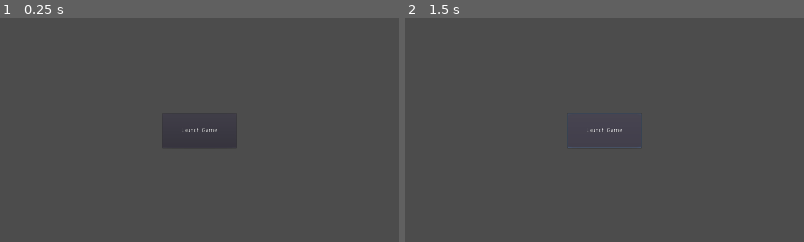
Above: before the commit, frames 1-2 (left to right).
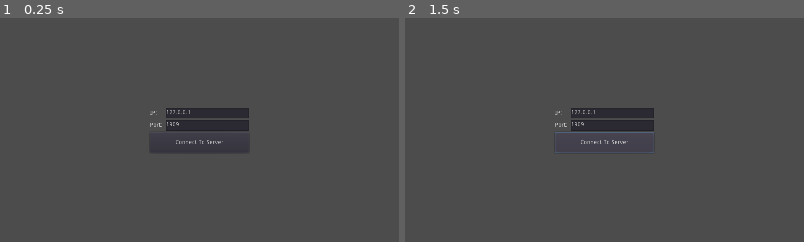
Above: after the commit, the same moments.

Repository: Ombarus/space_shooter
Game: Godot game, scene res://scenes/Login.tscn
Same seed, same stepped clock (60 frames per second), same inputs: the game is played once before the commit and once after it. Before the commit the project starts from res://scenes/Launcher.tscn.
Inputs:
- Up to frame 1 (0.25 s): no input
- Up to frame 2 (1.5 s): click "Launch Game" (after the commit: "Connect To Server") at 0.5 s; click "Launch Game" (after the commit: "Connect To Server") at 1.25 s
The pictures show only the part of the screen within x 25-75%, y 25-75%; the shares and areas given below are measured in that part.

The runs differ from the first frame. In frame 1, 1.0% of the frame differs, in the area x 37-63%, y 40-57%; in frame 2, 2.2%, in the area x 37-63%, y 40-61%.
Error after the commit: Parse Error: Variable "IP" shadows a native class. (res://scripts/autoload/Client.gd:4)

Commit message:
First Beta. Can connect to a server and play 1v1

Diff:
--- a/data/PlanetMaterial.tres
+++ b/data/PlanetMaterial.tres
@@ -12,13 +12,13 @@
 void fragment() {
 	float t = height / (max_height-min_height) - (min_height / (max_height-min_height));
 	//ALBEDO = vec3(UV.x, 0.0, 0.0);
-	ALBEDO = texture(height_color, vec2(t, UV.x)).rgb;
+	ALBEDO = texture(height_color, vec2(t, UV.x)).rgb / 2.0;
 }
 void vertex() {
 	height = length(VERTEX);
 }"
 
-[sub_resource type="Image" id=2]
+[sub_resource type="Image" id=4]
 data = {
 "data": PoolByteArray( 135, 211, 229, 255, 135, 211, 229, 255, 135, 211, 229, 255, 135, 211, 229, 255, 135, 211, 229, 2 …(198751 unchanged characters)…
 "format": "RGBA8",
@@ -31,11 +31,11 @@
 resource_name = "The created texture!"
 flags = 4
 flags = 4
-image = SubResource( 2 )
+image = SubResource( 4 )
 size = Vector2( 2048, 5 )
 
 [resource]
 shader = SubResource( 1 )
-shader_param/min_height = 2.0862
-shader_param/max_height = 2.6633
+shader_param/min_height = 665.0
+shader_param/max_height = 848.407
 shader_param/height_color = SubResource( 3 )
--- a/default_pcg_planet.tres
+++ b/default_pcg_planet.tres
@@ -101,8 +101,8 @@
 [resource]
 script = ExtResource( 1 )
 disable_generation = false
-Radius = 2.196
-Resolution = 57
+Radius = 700.0
+Resolution = 120
 Noise = [ SubResource( 16 ), SubResource( 18 ) ]
 MinValue = 0.038
 Material = ExtResource( 3 )
--- a/project.godot
+++ b/project.godot
@@ -63,7 +63,7 @@
 [application]
 
 config/name="Space Liero"
-run/main_scene="res://scenes/Launcher.tscn"
+run/main_scene="res://scenes/Login.tscn"
 config/icon="res://icon.png"
 
 [autoload]
@@ -121,8 +121,11 @@
 [layer_names]
 
 2d_physics/layer_1="Player"
+3d_physics/layer_1="World"
 2d_physics/layer_2="Player Weapon"
+3d_physics/layer_2="Weapon"
 2d_physics/layer_3="Enemy"
+3d_physics/layer_3="WeaponCol"
 2d_physics/layer_4="Enemy Weapon"
 2d_physics/layer_5="World"
 
--- /dev/null
+++ b/scenes/Login.tscn
@@ -0,0 +1,73 @@
+[gd_scene load_steps=2 format=2]
+
+[ext_resource path="res://scripts/Login.gd" type="Script" id=1]
+
+[node name="Login" type="Node"]
+script = ExtResource( 1 )
+
+[node name="CanvasLayer" type="CanvasLayer" parent="."]
+
+[node name="CenterContainer" type="CenterContainer" parent="CanvasLayer"]
+anchor_right = 1.0
+anchor_bottom = 1.0
+__meta__ = {
+"_edit_use_anchors_": false
+}
+
+[node name="VBoxContainer" type="VBoxContainer" parent="CanvasLayer/CenterContainer"]
+margin_left = 841.0
+margin_top = 486.0
+margin_right = 1079.0
+margin_bottom = 594.0
+
+[node name="IP" type="HBoxContainer" parent="CanvasLayer/CenterContainer/VBoxContainer"]
+margin_right = 238.0
+margin_bottom = 25.0
+
+[node name="Label" type="Label" parent="CanvasLayer/CenterContainer/VBoxContainer/IP"]
+margin_top = 5.0
+margin_right = 34.0
+margin_bottom = 19.0
+size_flags_horizontal = 3
+text = "IP: "
+__meta__ = {
+"_edit_use_anchors_": false
+}
+
+[node name="Text" type="TextEdit" parent="CanvasLayer/CenterContainer/VBoxContainer/IP"]
+margin_left = 38.0
+margin_right = 238.0
+margin_bottom = 25.0
+rect_min_size = Vector2( 200, 25 )
+text = "127.0.0.1"
+
+[node name="Port" type="HBoxContainer" parent="CanvasLayer/CenterContainer/VBoxContainer"]
+margin_top = 29.0
+margin_right = 238.0
+margin_bottom = 54.0
+
+[node name="Label" type="Label" parent="CanvasLayer/CenterContainer/VBoxContainer/Port"]
+margin_top = 5.0
+margin_right = 34.0
+margin_bottom = 19.0
+size_flags_horizontal = 3
+text = "Port: "
+__meta__ = {
+"_edit_use_anchors_": false
+}
+
+[node name="Text" type="TextEdit" parent="CanvasLayer/CenterContainer/VBoxContainer/Port"]
+margin_left = 38.0
+margin_right = 238.0
+margin_bottom = 25.0
+rect_min_size = Vector2( 200, 25 )
+text = "1909"
+
+[node name="Button" type="Button" parent="CanvasLayer/CenterContainer/VBoxContainer"]
+margin_top = 58.0
+margin_right = 238.0
+margin_bottom = 108.0
+rect_min_size = Vector2( 0, 50 )
+text = "Connect To Server"
+
+[connection signal="pressed" from="CanvasLayer/CenterContainer/VBoxContainer/Button" to="." method="_on_Button_pressed"]
--- a/scenes/Player3d.tscn
+++ b/scenes/Player3d.tscn
@@ -9,7 +9,7 @@
 [node name="Player" type="KinematicBody"]
 script = ExtResource( 1 )
 
-[node name="CollisionShape" type="CollisionShape" parent="."]
+[node name="Collision" type="CollisionShape" parent="."]
 transform = Transform( 1, 0, 0, 0, 1, 0, 0, 0, 1, 0, 0.654, 0.006 )
 shape = SubResource( 1 )
 
--- a/scenes/Visuals.tscn
+++ b/scenes/Visuals.tscn
@@ -111,6 +111,12 @@
 [sub_resource type="BoxShape" id=13]
 extents = Vector3( 1, 10, 20 )
 
+[sub_resource type="BoxShape" id=14]
+extents = Vector3( 300, 100, 1 )
+
+[sub_resource type="BoxShape" id=15]
+extents = Vector3( 1, 100, 300 )
+
 [node name="Visuals" type="Spatial"]
 script = ExtResource( 10 )
 
@@ -273,7 +279,7 @@
 shape = ExtResource( 8 )
 
 [node name="RigidBody2" type="StaticBody" parent="."]
-transform = Transform( 1.83752, 0, 0, 0, 1.83752, 0, 0, 0, 1.83752, 8.67977, 0, -33.392 )
+transform = Transform( 1.83752, 0, 0, 0, 1.83752, 0, 0, 0, 1.83752, 17.2061, 0, -57.9043 )
 
 [node name="asteroid2" parent="RigidBody2" instance=ExtResource( 6 )]
 
@@ -282,12 +288,12 @@
 shape = ExtResource( 8 )
 
 [node name="RigidBody3" type="StaticBody" parent="."]
-transform = Transform( 1.52021, 0, -1.0322, -0.264351, 1.77624, -0.389331, 0.997778, 0.470596, 1.46951, -72.4385, 0, -13.9706 )
+transform = Transform( 1.52021, 0, -1.0322, -0.264351, 1.77624, -0.389331, 0.997778, 0.470596, 1.46951, -86.3049, 0, -51.9004 )
 
 [node name="asteroid2" parent="RigidBody3" instance=ExtResource( 6 )]
 
 [node name="CollisionShape" type="CollisionShape" parent="RigidBody3"]
-transform = Transform( 26.083, 0, 0, 0, 9.412, 0, 0, 0, 12.123, 0, 0, 0.288769 )
+transform = Transform( 26.083, 2.38419e-07, 4.76837e-07, 0, 9.412, -4.76837e-07, 0, -1.19209e-07, 12.123, 0, 0, 0.288771 )
 shape = ExtResource( 8 )
 
 [node name="RigidBody6" type="StaticBody" parent="."]
@@ -300,7 +306,7 @@
 shape = ExtResource( 8 )
 
 [node name="RigidBody4" type="StaticBody" parent="."]
-transform = Transform( 1.64593, 0.764885, -0.286953, 0, -0.645435, -1.72043, -0.81694, 1.54105, -0.578139, -91.5117, 0, 78.5366 )
+transform = Transform( 1.64593, 0.764885, -0.286953, 0, -0.645435, -1.72043, -0.81694, 1.54105, -0.578139, -69.104, 0, 103.361 )
 
 [node name="asteroid2" parent="RigidBody4" instance=ExtResource( 6 )]
 
@@ -308,8 +314,17 @@
 transform = Transform( 26.083, 0, 0, 0, 9.412, 0, 0, 0, 12.123, 0, 0, 0.288769 )
 shape = ExtResource( 8 )
 
+[node name="RigidBody8" type="StaticBody" parent="."]
+transform = Transform( 1.64593, 0.764885, -0.286953, 0, -0.645435, -1.72043, -0.81694, 1.54105, -0.578139, 123.24, 0, -77.5078 )
+
+[node name="asteroid2" parent="RigidBody8" instance=ExtResource( 6 )]
+
+[node name="CollisionShape" type="CollisionShape" parent="RigidBody8"]
+transform = Transform( 26.083, 0, 0, 0, 9.412, 0, 0, 0, 12.123, 0, 0, 0.288769 )
+shape = ExtResource( 8 )
+
 [node name="RigidBody7" type="StaticBody" parent="."]
-transform = Transform( 1.64593, 0.764885, -0.286953, 0, -0.645435, -1.72043, -0.81694, 1.54105, -0.578139, 35.5922, -1.52588e-05, 90.4294 )
+transform = Transform( 1.64593, 0.764885, -0.286953, 0, -0.645435, -1.72043, -0.81694, 1.54105, -0.578139, 57.57, -1.52588e-05, 130.406 )
 
 [node name="asteroid2" parent="RigidBody7" instance=ExtResource( 6 )]
 
@@ -318,7 +333,7 @@
 shape = ExtResource( 8 )
 
 [node name="RigidBody5" type="StaticBody" parent="."]
-transform = Transform( 1.11725, 0.481882, -1.37696, -0.802118, 1.6516, -0.0728353, 1.21854, 0.645358, 1.21456, -113.422, 0, 32.8766 )
+transform = Transform( 1.11725, 0.481882, -1.37696, -0.802118, 1.6516, -0.0728353, 1.21854, 0.645358, 1.21456, -122.057, 0, 17.9192 )
 
 [node name="asteroid2" parent="RigidBody5" instance=ExtResource( 6 )]
 
@@ -326,8 +341,17 @@
 transform = Transform( 26.083, 0, 0, 0, 9.412, 0, 0, 0, 12.123, 0, 0, 0.288769 )
 shape = ExtResource( 8 )
 
+[node name="RigidBody9" type="StaticBody" parent="."]
+transform = Transform( -0.718306, -0.421089, -1.63805, -1.28558, 1.29234, 0.231524, 1.099, 1.23653, -0.799797, -199.966, 0, 80.075 )
+
+[node name="asteroid2" parent="RigidBody9" instance=ExtResource( 6 )]
+
+[node name="CollisionShape" type="CollisionShape" parent="RigidBody9"]
+transform = Transform( 26.083, 0, 0, 0, 9.412, 0, 0, 0, 12.123, 0, 0, 0.288769 )
+shape = ExtResource( 8 )
+
 [node name="ProceduralPlanet" parent="." instance=ExtResource( 9 )]
-transform = Transform( 0.706576, 0.707637, 0, -0.707637, 0.706576, 0, 0, 0, 1, 0, -371.119, -108.859 )
+transform = Transform( -0.42382, 0.905746, 0, -0.905746, -0.42382, 0, 0, 0, 1, -525.64, -929.183, -323.598 )
 
 [node name="CanvasLayer" type="CanvasLayer" parent="."]
 
@@ -339,6 +363,18 @@
 CameraRef = NodePath("../../Camera")
 Offset = Vector2( 20, -30 )
 
+[node name="Button" type="Button" parent="CanvasLayer"]
+anchor_top = 1.0
+anchor_bottom = 1.0
+margin_left = 20.0
+margin_top = -52.0
+margin_right = 81.0
+margin_bottom = -16.0
+text = "Reset"
+__meta__ = {
+"_edit_use_anchors_": false
+}
+
 [node name="SpawnPoints" type="Spatial" parent="."]
 
 [node name="1" type="Spatial" parent="SpawnPoints"]
@@ -346,3 +382,23 @@
 
 [node name="2" type="Spatial" parent="SpawnPoints"]
 transform = Transform( 1, 0, 0, 0, 1, 0, 0, 0, 1, 20.472, 0, 0 )
+
+[node name="StaticBody" type="StaticBody" parent="."]
+
+[node name="CollisionShape" type="CollisionShape" parent="StaticBody"]
+transform = Transform( 1, 0, 0, 0, 1, 0, 0, 0, 1, 0, 0, -144.517 )
+shape = SubResource( 14 )
+
+[node name="CollisionShape3" type="CollisionShape" parent="StaticBody"]
+transform = Transform( 1, 0, 0, 0, 1, 0, 0, 0, 1, 0, 0, 181.986 )
+shape = SubResource( 14 )
+
+[node name="CollisionShape2" type="CollisionShape" parent="StaticBody"]
+transform = Transform( 1, 0, 0, 0, 1, 0, 0, 0, 1, -230.199, 0, 0 )
+shape = SubResource( 15 )
+
+[node name="CollisionShape4" type="CollisionShape" parent="StaticBody"]
+transform = Transform( 1, 0, 0, 0, 1, 0, 0, 0, 1, 263.625, 0, 0 )
+shape = SubResource( 15 )
+
+[connection signal="pressed" from="CanvasLayer/Button" to="." method="_on_Button_pressed"]
--- a/scenes/weapons/Larpa.tscn
+++ b/scenes/weapons/Larpa.tscn
@@ -17,6 +17,9 @@
 script = ExtResource( 1 )
 
 [node name="KinematicBody" type="KinematicBody" parent="."]
+collision_layer = 2
+axis_lock_motion_y = true
+move_lock_y = true
 script = ExtResource( 2 )
 
 [node name="MeshInstance" type="MeshInstance" parent="KinematicBody"]
@@ -25,6 +28,3 @@
 
 [node name="CollisionShape" type="CollisionShape" parent="KinematicBody"]
 shape = SubResource( 2 )
-
-[node name="Camera" type="Camera" parent="."]
-transform = Transform( -1, 8.3144e-08, -2.70151e-08, 0, 0.309017, 0.951057, 8.74228e-08, 0.951057, -0.309017, 0, 30, 0 )
--- a/scenes/weapons/LarpaTail.tscn
+++ b/scenes/weapons/LarpaTail.tscn
@@ -12,6 +12,7 @@
 rings = 6
 
 [node name="LarpaTail" type="KinematicBody"]
+collision_layer = 2
 script = ExtResource( 1 )
 
 [node name="CollisionShape" type="CollisionShape" parent="."]
--- a/scripts/ActionPhase.gd
+++ b/scripts/ActionPhase.gd
@@ -35,3 +35,7 @@
 		print("server is spawning player %s" % [n.name])
 		Client.rpc("c_spawn", "res://scenes/Player3d.tscn", n.transform, player, spawn_root.get_path())
 		index += 1
+
+
+func _on_Button_pressed():
+	Server.rpc("s_reset")
--- /dev/null
+++ b/scripts/Login.gd
@@ -0,0 +1,10 @@
+extends Node
+
+func _ready():
+	BehaviorEvents.connect("OnServerConnected", self, "OnServerConnected_Callback")
+
+func _on_Button_pressed():
+	Client.ConnectToServer(get_node("CanvasLayer/CenterContainer/VBoxContainer/IP/Text").text, int(get_node("CanvasLayer/CenterContainer/VBoxContainer/Port/Text").text))
+
+func OnServerConnected_Callback():
+	get_tree().change_scene("res://scenes/Launcher.tscn")
--- a/scripts/autoload/Client.gd
+++ b/scripts/autoload/Client.gd
@@ -1,8 +1,8 @@
 extends Node
 
 var network := NetworkedMultiplayerENet.new()
-var ip := "127.0.0.1"
-var port := 1909
+var IP := "127.0.0.1"
+var PORT := 1909
 
 var debug_local_server := true
 var debug_server_pid = -1
@@ -12,6 +12,7 @@
 func _ready():
 	var is_server : bool = "--server" in OS.get_cmdline_args()
 	var is_debug_client : bool = "no_debug_player" in OS.get_cmdline_args()
+	print(OS.get_cmdline_args())
 
 	if is_debug_client:
 		OS.window_size = Vector2(640,480)
@@ -32,8 +33,8 @@
 			yield(get_tree().create_timer(2.0), "timeout")
 		if debug_second_player and not "no_debug_player" in OS.get_cmdline_args():
 			debug_client_pid = OS.execute(OS.get_executable_path(), ["no_debug_player"], false)
-	if not is_server:
-		ConnectToServer()
+	if not is_server and debug_local_server:
+		ConnectToServer(IP, PORT)
 
 func _exit_tree():
 	if debug_server_pid >= 0:
@@ -43,7 +44,7 @@
 		OS.kill(debug_client_pid)
 		debug_client_pid = -1
 
-func ConnectToServer():
+func ConnectToServer(ip, port):
 	network.create_client(ip, port)
 	get_tree().set_network_peer(network)
 
--- a/scripts/autoload/Server.gd
+++ b/scripts/autoload/Server.gd
@@ -60,6 +60,24 @@
 	if has_node(object_path):
 		get_node(object_path).client_data_received(params)
 
+remote func s_reset():
+	var spawn_node : Spatial = get_parent().find_node("SpawnPoints", true, false)
+	var objects_in_spawn = spawn_node.get_children()
+	var player_idx = 0
+	for obj in objects_in_spawn:
+		if obj.name == "1" or obj.name == "2":
+			continue
+		if obj is Player3D:
+			var p = obj as Player3D
+			obj.transform = (spawn_node.get_child(player_idx) as Spatial).transform
+			p.cur_hp = p.max_hp
+			p.weapon_cur_energy = p.weapon_max_energy
+			p.weapon_recharging = false
+			player_idx += 1
+		else:
+			obj.queue_free()
+
+
 #remote func s_update_input(touch : bool, just_released : bool, ui_accept : bool, dir : Vector2, mouse_phi : float):
 #	var player_id : int = get_tree().get_rpc_sender_id()
 #	var player : Player3D = get_parent().find_node(str(player_id), true, false)
--- a/scripts/weapons/Larpa.gd
+++ b/scripts/weapons/Larpa.gd
@@ -4,8 +4,8 @@
 export(float) var m_sec := 30.0
 export(float) var lifetime_sec := 5.0
 export(float) var spawnrate_sec := 0.08
-export(float) var spawnangle_deg := 45
-export(float) var spawnangle_min_deg := 30
+export(float) var spawnangle_deg := 1
+export(float) var spawnangle_min_deg := 90
 
 var larpa_tail_scene : PackedScene
 var body : Spatial
@@ -44,7 +44,7 @@
 		rand_angle += deg2rad(spawnangle_min_deg) * sign(rand_angle)
 		var tail_dir = transform.basis.z * -1.0
 		tail_dir = tail_dir.rotated(Vector3.UP, rand_angle)
-		n.translation = get_node("KinematicBody").translation + Vector3.FORWARD# + (tail_dir * 5.0)
+		n.translation = get_node("KinematicBody").translation + Vector3.FORWARD# + (Vector3.UP * 5.0)
 		n.dir = tail_dir
 
 		#Client.rpc("c_spawn", "res://scenes/weapons/LarpaTail.tscn", n.transform, n.name, get_path(), [tail_dir])
--- a/scripts/weapons/Laser.gd
+++ b/scripts/weapons/Laser.gd
@@ -25,7 +25,7 @@
 func _physics_process(delta):
 	var space_state : PhysicsDirectSpaceState = get_world().direct_space_state
 	var end_point : Vector3 = self.translation + (self.global_transform.basis.z.normalized() * MaxDist)
-	var result : Dictionary = space_state.intersect_ray(self.translation, end_point)
+	var result : Dictionary = space_state.intersect_ray(self.translation, end_point, [], pow(2,1))
 	if not result.empty():
 		end_point = result.position
 		if spark == null:
Not shown, changed: export_presets.cfg
Not shown: 1 places in scenes/Visuals.tscn that only renumber resources
